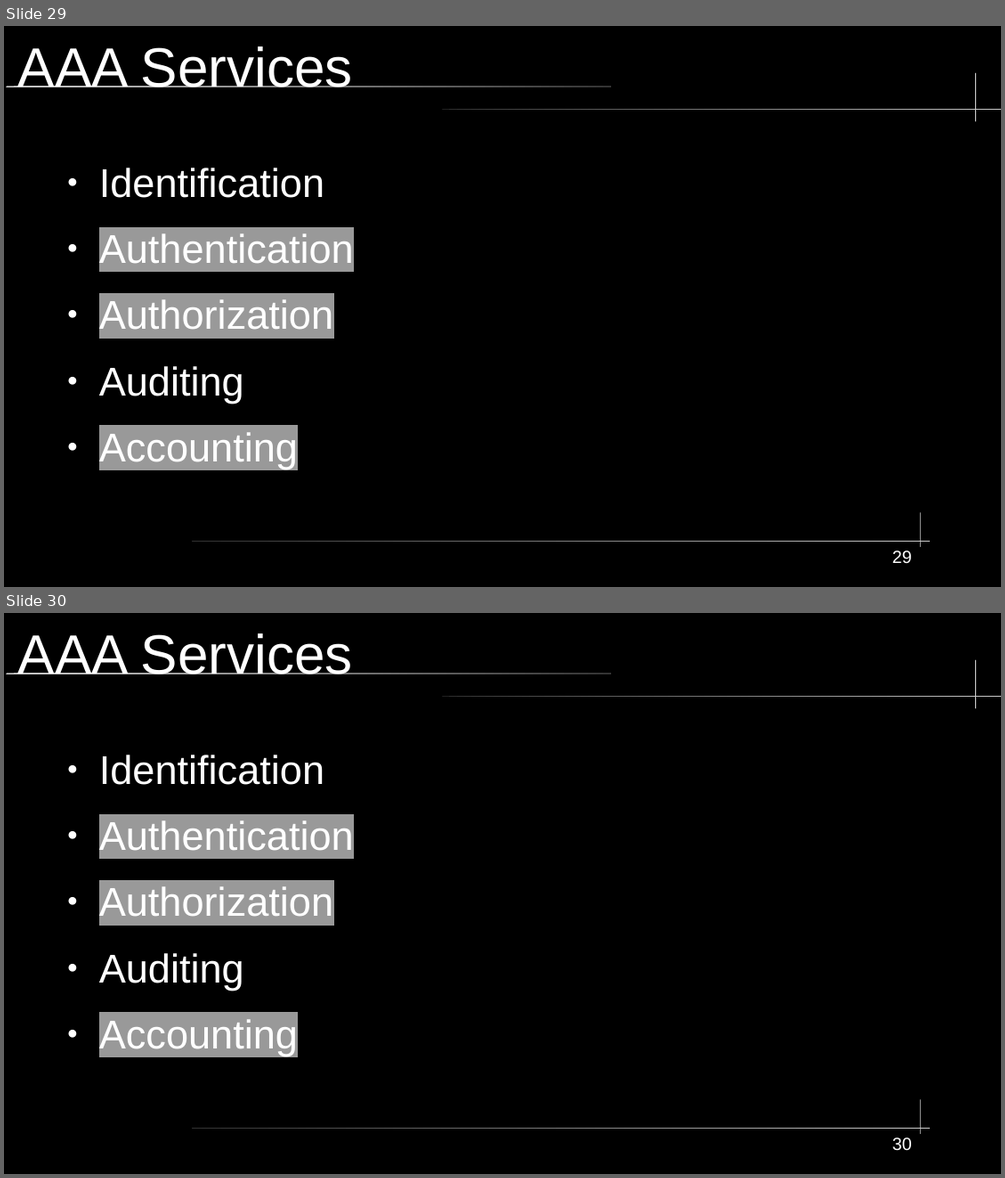
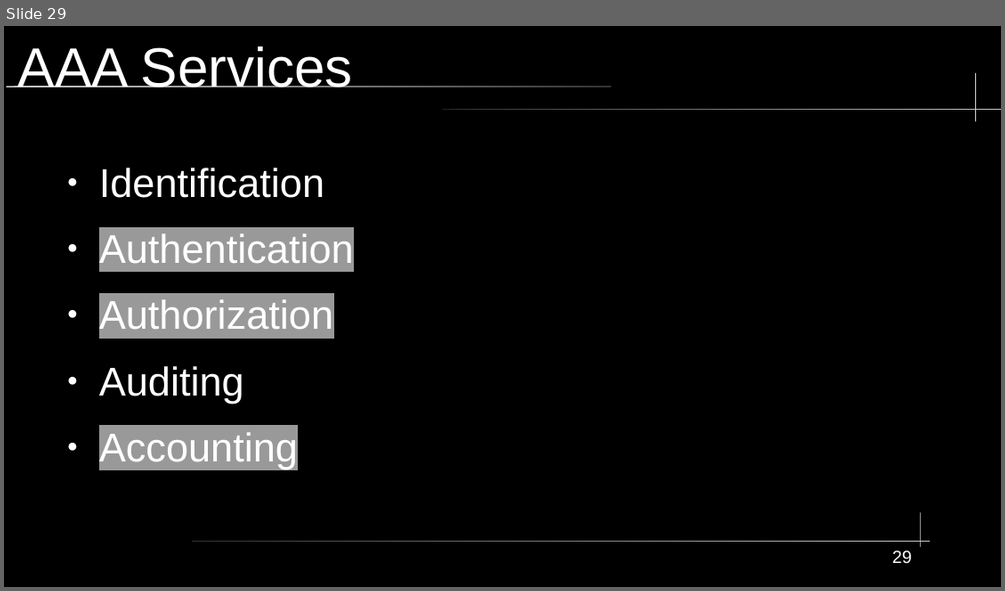
Before and after one commit to City-Colleges-of-Chicago-Cybersecurity/COMPSFI-214, a slide deck: 2026/Spring/powerpoints/Chapter-01-Security-Governance-Through-Principles-and-Policies.odp. Shown one above the other, each under a label of ours: slides 29 and 30 before the commit, slide 29 after it. The pictures are 1005x1178 and 1005x591 pixels, drawn with LibreOffice and Linux fonts; fonts in the diff are those of the drawing. Boxes give left, top, right and bottom in pixels: in the first picture for what was removed or moved away, otherwise in the second. Text is boxed around its words. In the diff, an @@ line names an element or a change of style, - is before the commit and + after.

```diff
--- a/2026/Spring/powerpoints/Chapter-01-Security-Governance-Through-Principles-and-Policies.odp
+++ b/2026/Spring/powerpoints/Chapter-01-Security-Governance-Through-Principles-and-Policies.odp
@@ slide 30 removed at (x1=4, y1=613, x2=1001, y2=1174), background #000000; not listed: 5 template elements that a slide beside it also shows @@
@@ title removed at (x1=18, y1=633, x2=353, y2=674) @@
-AAA Services
@@ text removed at (x1=99, y1=755, x2=354, y2=1055) @@
-● Identification
-● Authentication
-● Authorization
-● Auditing
-● Accounting
@@ page number removed at (x1=892, y1=1137, x2=912, y2=1151) @@
-30
```
Also in this commit, not shown: 12 slides added.
